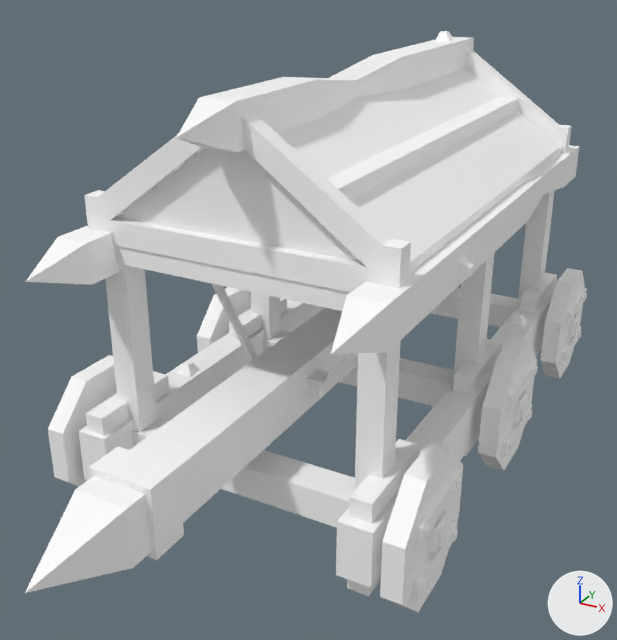
One commit to the glTF model assets/synty/simple_fantasy/models/SF_Veh_Goblin_BatteringRam_01.glb: the scene before it, then after it.
Before and after are seen from a 50 mm lens placed at (0.0461, -0.0927, 0.0635), pointed at (-0.0024, -0.0046, 0.0194). The lights are fixed; the arrows at lower right show +X, +Y and +Z. Where no turn or scale is listed for an object, it has been applied to the vertices.

Names of what the first picture shows: 'SF_Veh_Goblin_BatteringRam_01', 'SF_Veh_Goblin_BatteringRam_Pole', 'SF_Veh_Goblin_BatteringRam_Rope', 'SF_Veh_Goblin_BatteringRam_WheelBL', 'SF_Veh_Goblin_BatteringRam_WheelFL', 'SF_Veh_Goblin_BatteringRam_WheelFR', 'SF_Veh_Goblin_BatteringRam_WheelML', 'SF_Veh_Goblin_BatteringRam_WheelMR'.
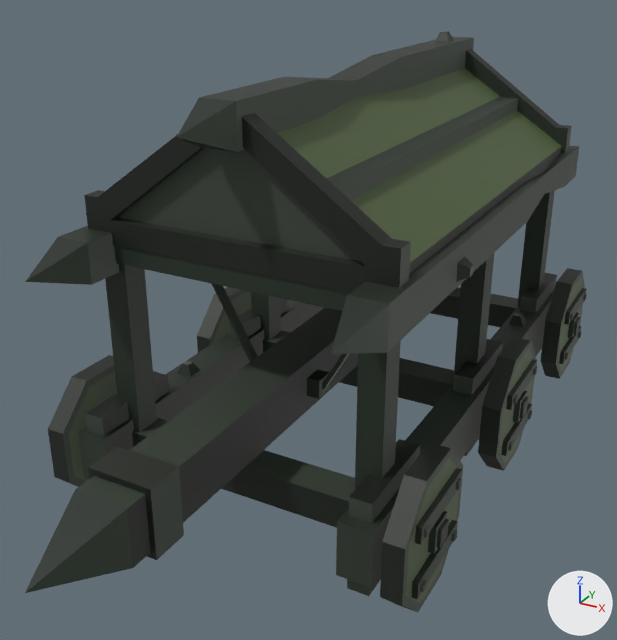
The change in detail:
Picture 'Undead_Footman_01' (img_undead_footman_01) is new.
In material 'lambert1' (mat_lambert1), base_color is no longer (1.0, 1.0, 1.0), white #ffffff.
In material 'lambert1' (mat_lambert1), texture is now set to img_undead_footman_01.

Changed parts and their boxes [x1, y1, x2, y2] in the pictures (617 x 640 px):
'SF_Veh_Goblin_BatteringRam_01', surface changed (white to black)
    both: [25, 31, 579, 596]
'SF_Veh_Goblin_BatteringRam_Pole', surface changed (white to black)
    both: [25, 308, 358, 593]
'SF_Veh_Goblin_BatteringRam_WheelFL', surface changed
    both: [380, 443, 463, 612]
'SF_Veh_Goblin_BatteringRam_WheelML', surface changed
    both: [478, 337, 538, 471]
'SF_Veh_Goblin_BatteringRam_WheelFR', surface changed (white to black)
    both: [48, 355, 117, 487]
'SF_Veh_Goblin_BatteringRam_WheelBL', surface changed (grey to black)
    both: [540, 268, 587, 379]
'SF_Veh_Goblin_BatteringRam_WheelMR', surface changed (white to grey)
    both: [197, 287, 251, 353]
'SF_Veh_Goblin_BatteringRam_Rope', surface changed (grey to black)
    both: [212, 284, 349, 399]
